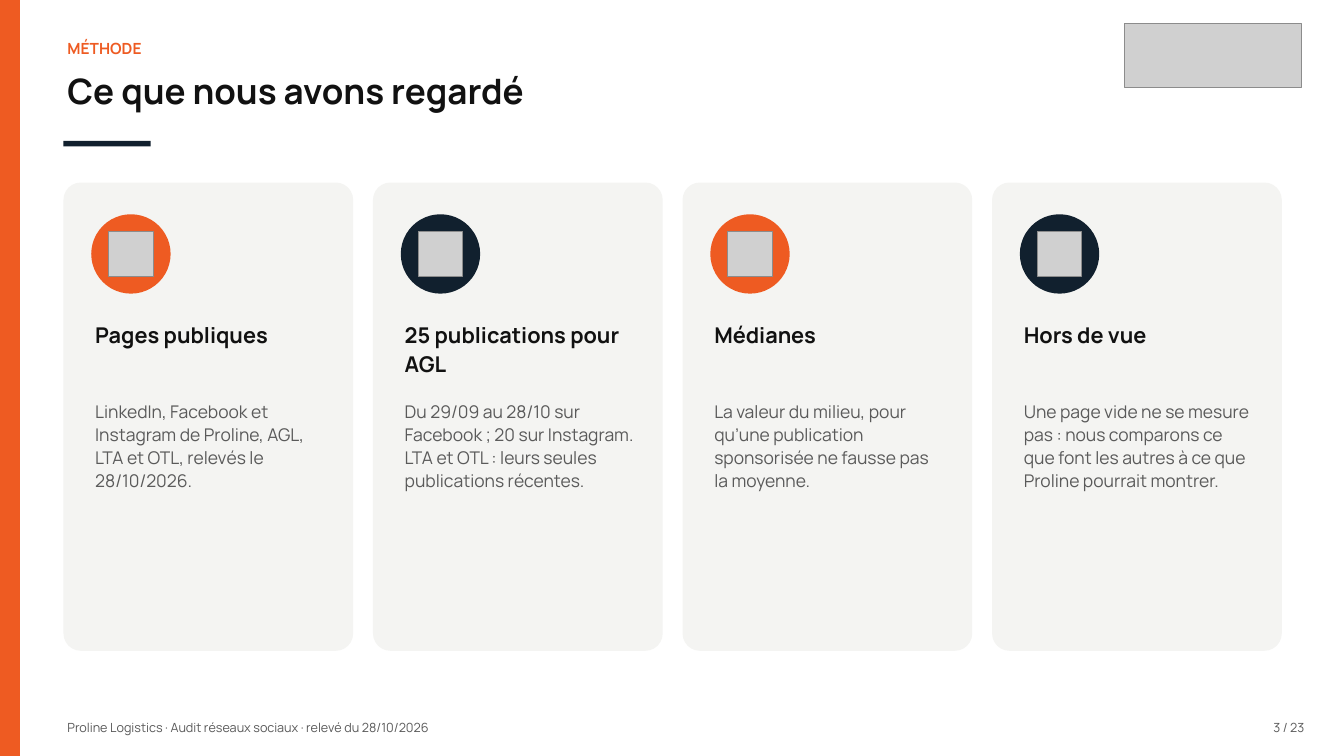
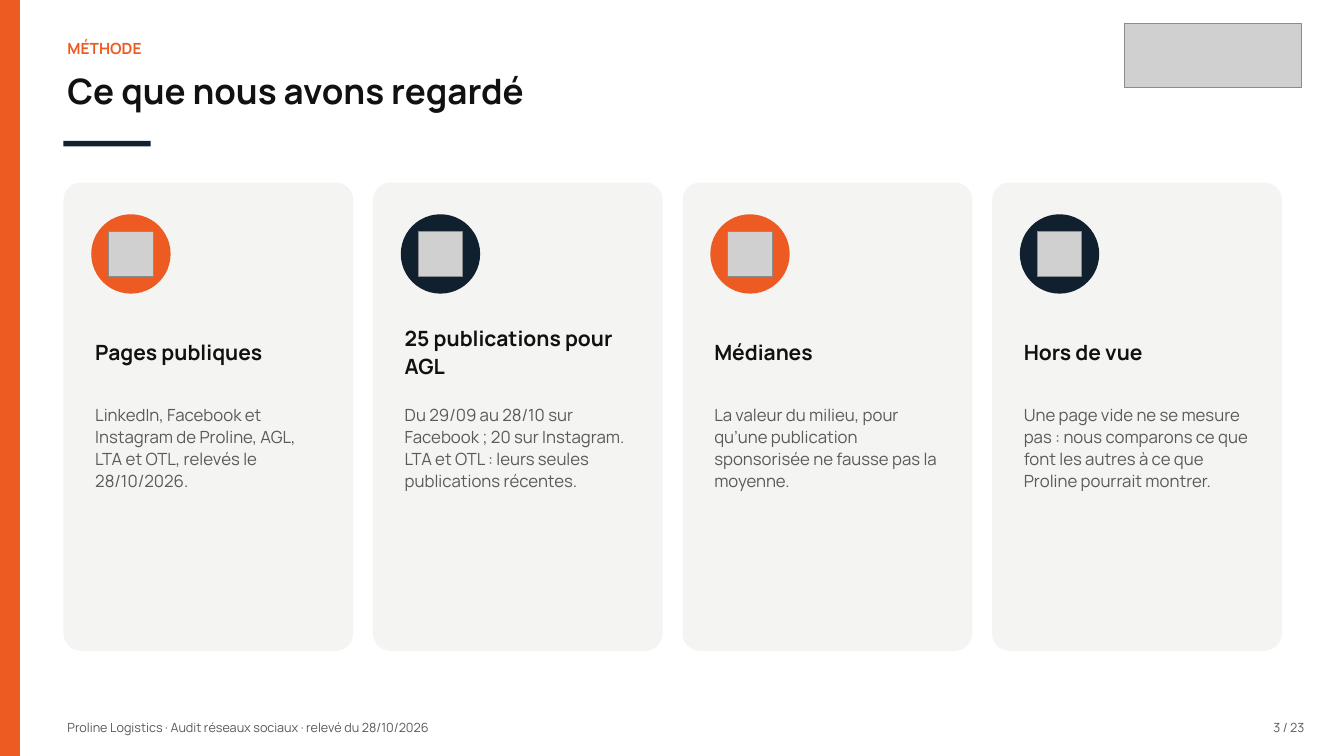
Before and after one commit to leslita06/fatima-unifood-fictif, a slide deck: slide 3 of tmp-tj/261028_proline-logistics_audit-reseaux-sociaux_v1.pptx. Drawn at 1344x756 pixels with LibreOffice and Linux fonts; fonts in the diff are those of the drawing; grey boxes stand for pictures. Boxes give left, top, right and bottom in pixels: in the first picture for what was removed or moved away, otherwise in the second. Text is boxed around its words. In the diff, an @@ line names an element or a change of style, - is before the commit and + after.

```diff
--- a/tmp-tj/261028_proline-logistics_audit-reseaux-sociaux_v1.pptx
+++ b/tmp-tj/261028_proline-logistics_audit-reseaux-sociaux_v1.pptx
@@ size 15.5 to 15 pt; vertical alignment top to middle in 4 elements at [95,344,262,366], [405,330,612,375], [714,343,812,361], [1024,345,1142,361] @@
@@ size 12.5 to 12 pt in 4 elements at [95,409,295,487], [405,408,624,491], [714,408,937,491], [1024,409,1248,491] @@
```
Also in this commit, not shown: 13 other slides changed.
